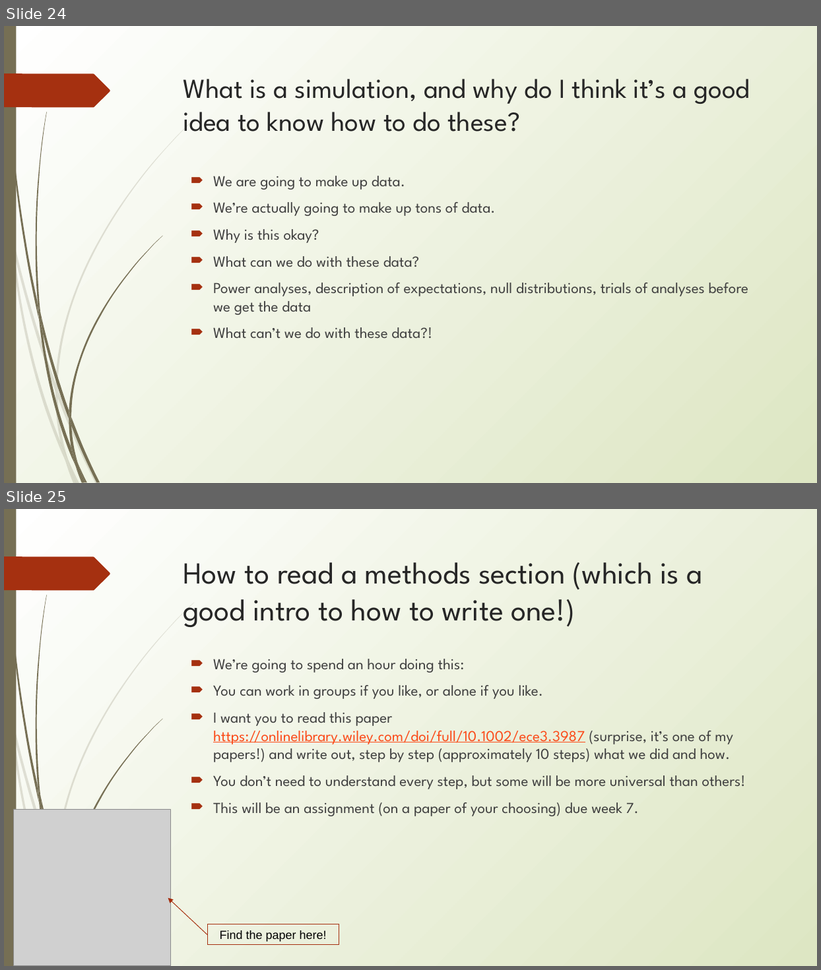
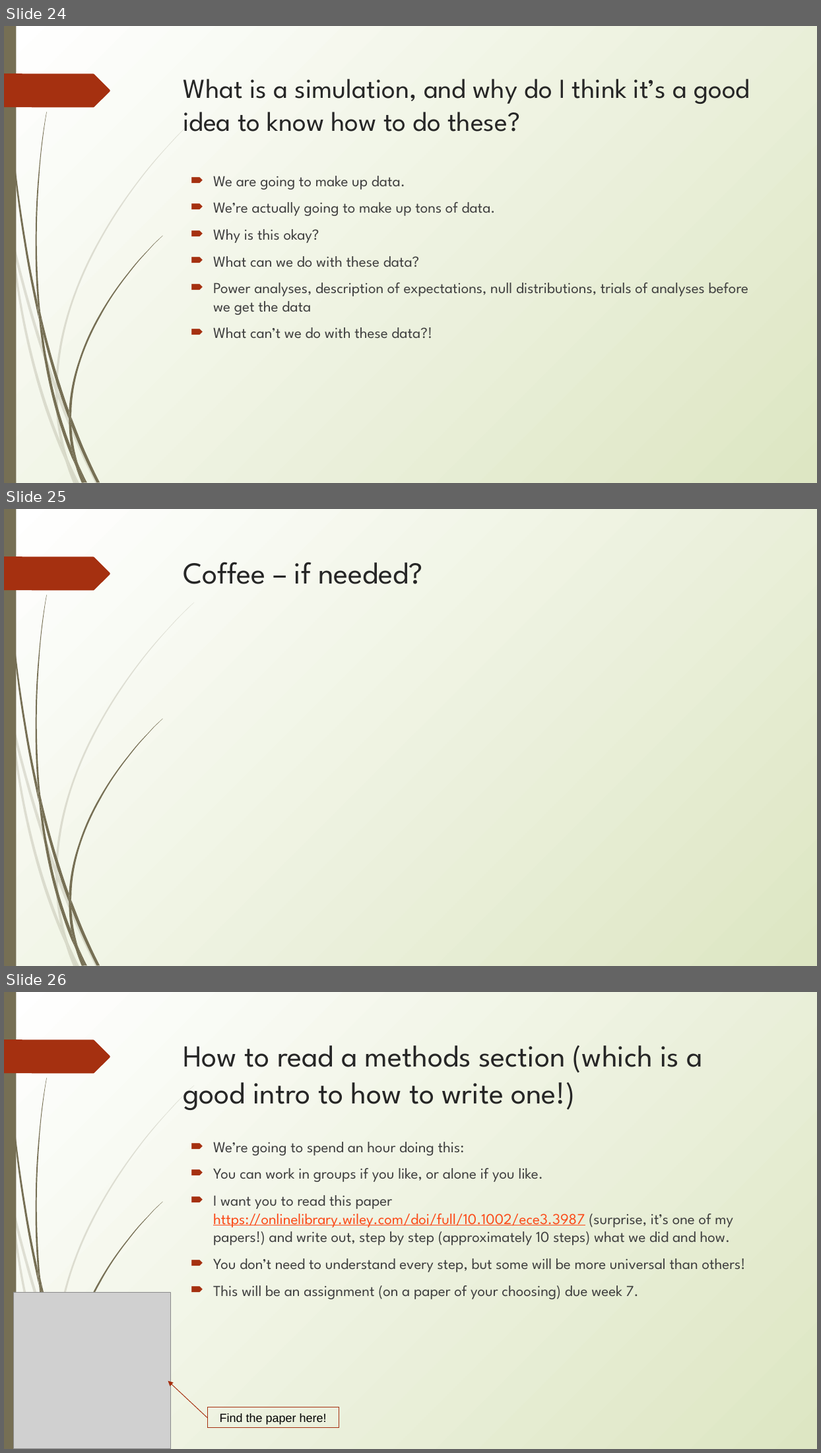
Before and after one commit to erynmcfarlane/GraduateStatsClass, a slide deck: Lecture1 _v2.pptx. Shown one above the other, each under a label of ours: slides 24 and 25 before the commit, slides 24, 25 and 26 after it. The pictures are 821x970 and 821x1453 pixels, drawn with LibreOffice and Linux fonts; fonts in the diff are those of the drawing; grey boxes stand for pictures. Boxes give left, top, right and bottom in pixels: in the first picture for what was removed or moved away, otherwise in the second. Text is boxed around its words. In the diff, an @@ line names an element or a change of style, - is before the commit and + after.

```diff
--- a/Lecture1 _v2.pptx
+++ b/Lecture1 _v2.pptx
@@ slide 25 added at [4, 509, 817, 966], background gradient #FFFFFF to #DDE6C3; not listed: 24 template elements that a slide beside it also shows @@
@@ title added at [183, 562, 423, 584], 36 pt, text #262626 @@
+Coffee – if needed?
@@ what was slide 25 is now slide 26 @@
```
Also in this commit, not shown: 1 slide changed, 2 other slides added, 1 slide removed.
